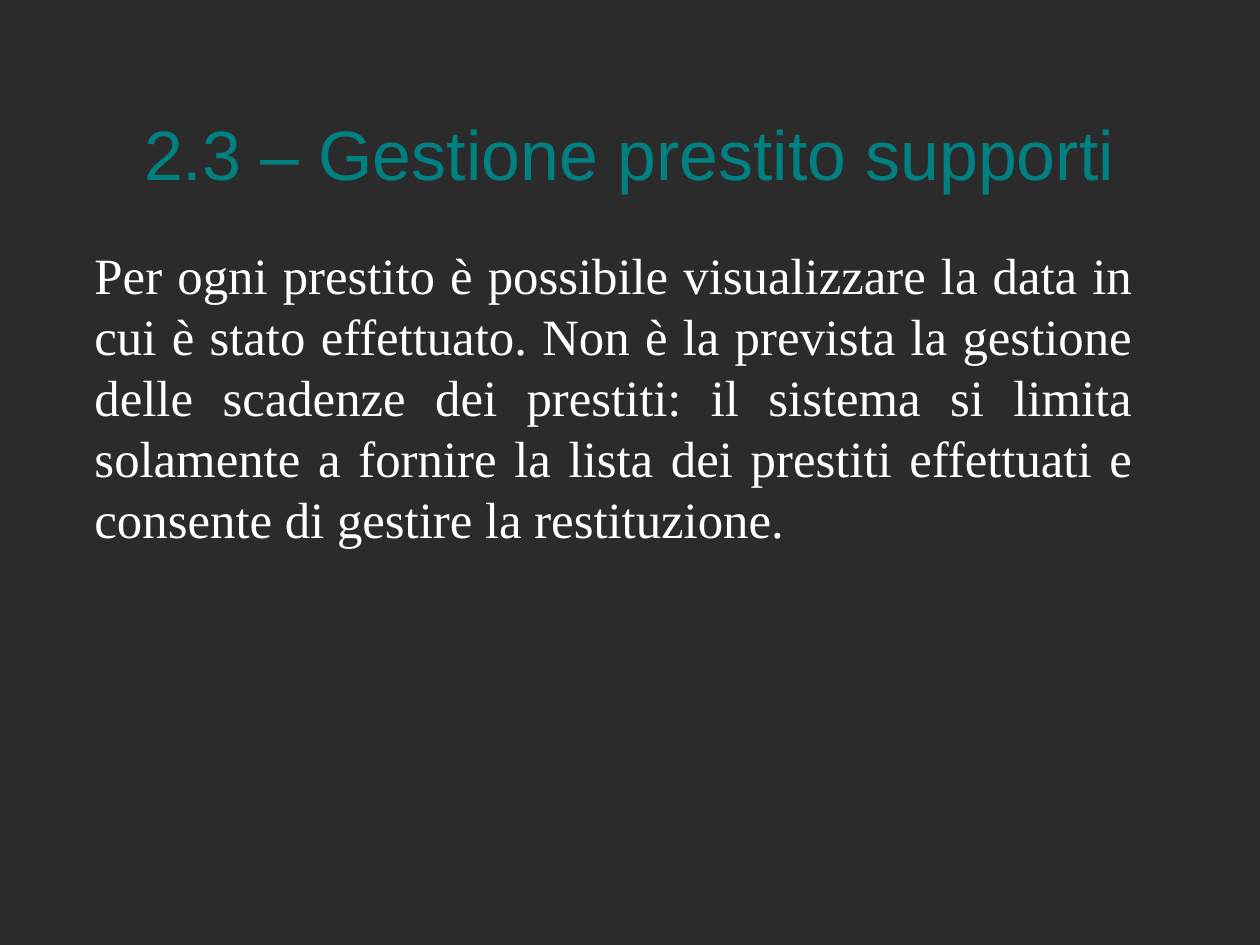
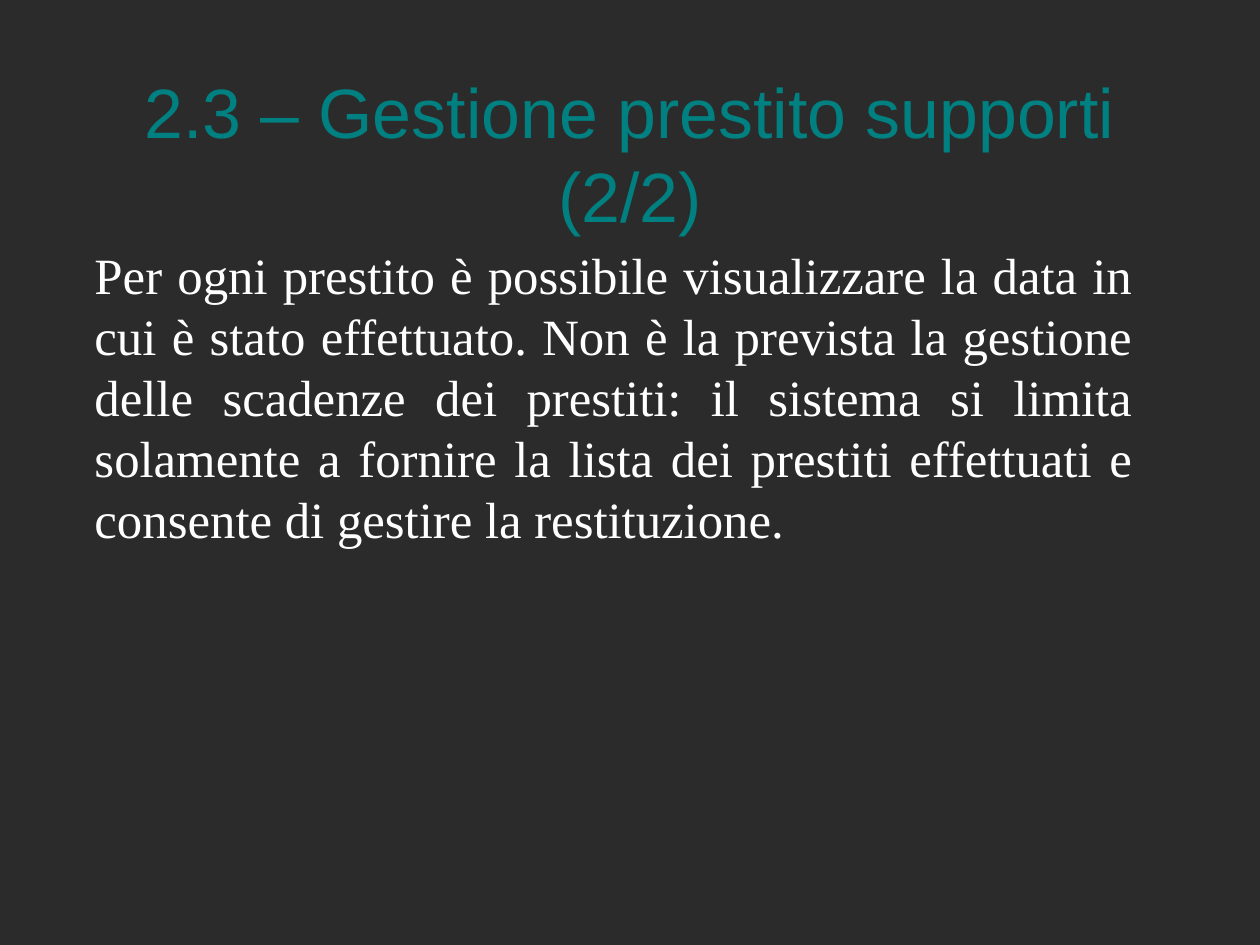
Before and after one commit to Muffo/medialog, a slide deck: slide 12 of presentazione MediaLog.odp. Drawn at 1260x945 pixels with LibreOffice and Linux fonts; fonts in the diff are those of the drawing; background and template pictures are left out; a plain dark background stands for a picture behind light text. Boxes give left, top, right and bottom in pixels: in the first picture for what was removed or moved away, otherwise in the second. Text is boxed around its words. In the diff, an @@ line names an element or a change of style, - is before the commit and + after.

```diff
--- a/presentazione MediaLog.odp
+++ b/presentazione MediaLog.odp
@@ title at bbox=[144, 87, 1114, 235]: text changed @@
-2.3 – Gestione prestito supporti
+2.3 – Gestione prestito supporti (2/2)
```
Also in this commit, not shown: 7 other slides changed, 7 slides added.
